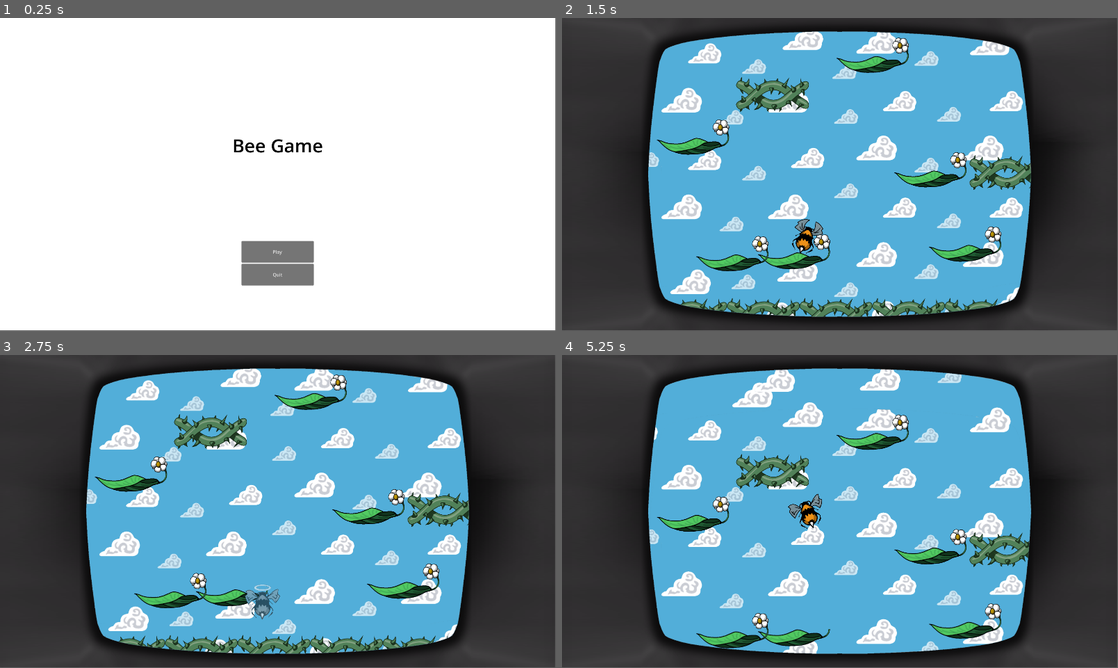
Above: before the commit, frames 1-4 (two rows, left to right).
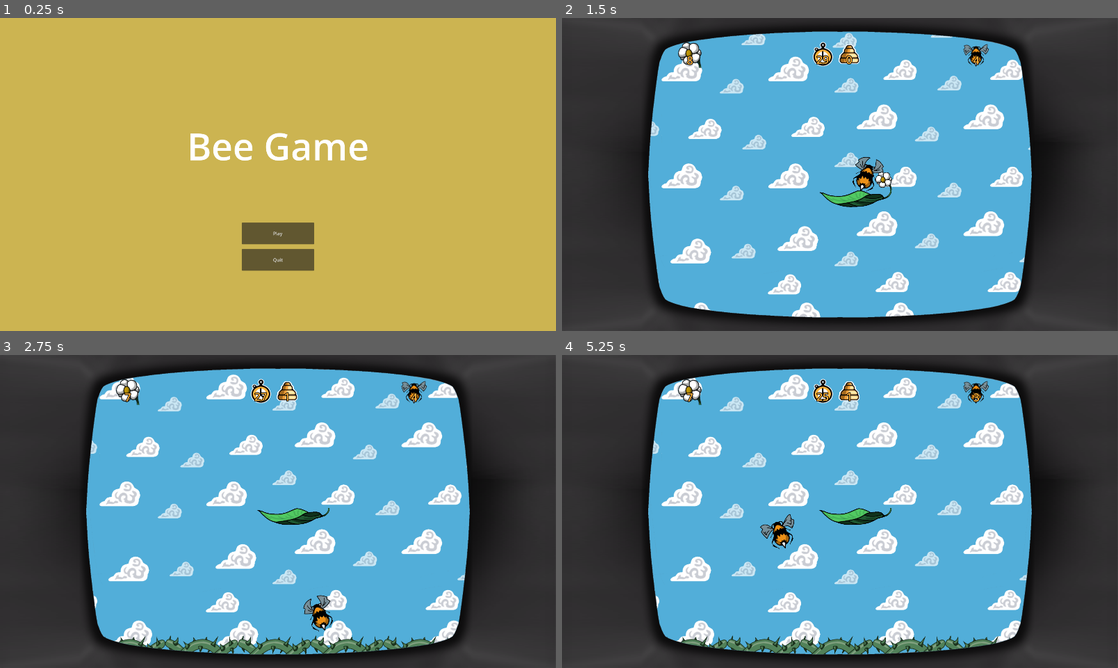
Above: after the commit, the same moments.

Repository: vladimirmil/Bee-Game
Game: Godot game, scene res://Scenes/main_menu.tscn
The game is run twice, just before and just after one commit, with the same random seed, the same clock (stepped at 60 frames per second) and the same inputs.
Inputs:
- Up to frame 1 (0.25 s): no input
- Up to frame 2 (1.5 s): click "Play" at 0.5 s; tap Enter at 1.25 s; hold Right (ui_right) from 1.28 s (still down)
- Up to frame 3 (2.75 s): release Right (ui_right) at 2.03 s; hold Left (ui_left) from 2.03 s (still down)
- Up to frame 4 (5.25 s): release Left (ui_left) at 2.78 s; hold Right (ui_right) 2.78-3.53 s; hold Up (ui_up) 3.53-4.28 s; hold Left (ui_left) from 4.28 s (still down)
In our replay, the window is 799x449 before the commit and 800x450 after it. These sizes can differ from the game's own. Grey fills any space a smaller window leaves; there, only what the larger window draws over its background counts as a difference.

The runs differ from the first frame. In frame 1, 99% of the frame differs, in the area x 0-100%, y 0-100%; in frame 2, 23%; in frame 3, 21%; in frame 4, 22%.

Commit message:
UI update

Diff:
--- a/Scenes/level.tscn
+++ b/Scenes/level.tscn
@@ -1,8 +1,9 @@
-[gd_scene load_steps=4 format=3 uid="uid://bir2jef51jfic"]
+[gd_scene load_steps=5 format=3 uid="uid://bir2jef51jfic"]
 
 [ext_resource type="PackedScene" uid="uid://616fllgpt5b3" path="res://Scenes/ui.tscn" id="1_7oiug"]
 [ext_resource type="Script" path="res://Scripts/level.gd" id="1_b7drj"]
 [ext_resource type="PackedScene" uid="uid://c4w2mfk271xvb" path="res://Scenes/bee.tscn" id="2_nwn3f"]
+[ext_resource type="Texture2D" uid="uid://cs1vmw2m1qbnj" path="res://Sprites/sky.png" id="3_lb60q"]
 
 [node name="Level" type="Node2D"]
 script = ExtResource("1_b7drj")
@@ -12,7 +13,11 @@
 [node name="Timer" type="Timer" parent="."]
 one_shot = true
 
-[node name="SkyNode" type="Node2D" parent="."]
+[node name="TextureRect" type="TextureRect" parent="."]
+offset_right = 40.0
+offset_bottom = 40.0
+texture = ExtResource("3_lb60q")
+stretch_mode = 1
 
 [node name="Node2D" type="Node2D" parent="."]
 y_sort_enabled = true
--- a/Scenes/level_1.tscn
+++ b/Scenes/level_1.tscn
@@ -1,27 +1,18 @@
-[gd_scene load_steps=6 format=3 uid="uid://byv24mpba665e"]
+[gd_scene load_steps=5 format=3 uid="uid://byv24mpba665e"]
 
 [ext_resource type="PackedScene" uid="uid://bir2jef51jfic" path="res://Scenes/level.tscn" id="1_7n0nk"]
 [ext_resource type="Script" path="res://Scripts/level_1.gd" id="2_bgtff"]
 [ext_resource type="PackedScene" uid="uid://4ujmgwtulnjq" path="res://Scenes/thorn.tscn" id="2_o1llm"]
-[ext_resource type="Texture2D" uid="uid://cs1vmw2m1qbnj" path="res://Sprites/sky.png" id="2_unnpr"]
 [ext_resource type="PackedScene" uid="uid://bikqmlua3vnw3" path="res://Scenes/leaf.tscn" id="3_u6dse"]
 
 [node name="Level1" instance=ExtResource("1_7n0nk")]
 script = ExtResource("2_bgtff")
+metadata/_edit_vertical_guides_ = [336.0, 1581.0]
 
-[node name="Skycrop" type="Sprite2D" parent="SkyNode" index="0"]
-texture = ExtResource("2_unnpr")
-centered = false
-
-[node name="Skycrop2" type="Sprite2D" parent="SkyNode" index="1"]
-position = Vector2(0, -1080)
-texture = ExtResource("2_unnpr")
-centered = false
-
-[node name="Skycrop3" type="Sprite2D" parent="SkyNode" index="2"]
-position = Vector2(0, -2160)
-texture = ExtResource("2_unnpr")
-centered = false
+[node name="TextureRect" parent="." index="2"]
+offset_top = -5574.0
+offset_right = 1920.0
+offset_bottom = 1603.0
 
 [node name="Thorne3" parent="Node2D/ThornesNode" index="0" instance=ExtResource("2_o1llm")]
 position = Vector2(445, 1029)
@@ -38,32 +29,74 @@
 [node name="Thorne7" parent="Node2D/ThornesNode" index="4" instance=ExtResource("2_o1llm")]
 position = Vector2(1449, 1029)
 
-[node name="Thorne8" parent="Node2D/ThornesNode" index="5" instance=ExtResource("2_o1llm")]
-position = Vector2(1535, 535)
+[node name="Thorne16" parent="Node2D/ThornesNode" index="5" instance=ExtResource("2_o1llm")]
+position = Vector2(350, -4940)
 
-[node name="Thorne2" parent="Node2D/ThornesNode" index="6" instance=ExtResource("2_o1llm")]
-position = Vector2(728, 265)
+[node name="Thorne17" parent="Node2D/ThornesNode" index="6" instance=ExtResource("2_o1llm")]
+position = Vector2(601, -4940)
+
+[node name="Thorne18" parent="Node2D/ThornesNode" index="7" instance=ExtResource("2_o1llm")]
+position = Vector2(852, -4940)
+
+[node name="Thorne19" parent="Node2D/ThornesNode" index="8" instance=ExtResource("2_o1llm")]
+position = Vector2(1103, -4940)
+
+[node name="Thorne20" parent="Node2D/ThornesNode" index="9" instance=ExtResource("2_o1llm")]
+position = Vector2(1354, -4940)
+
+[node name="Thorne21" parent="Node2D/ThornesNode" index="10" instance=ExtResource("2_o1llm")]
+position = Vector2(1607, -4940)
+
+[node name="Thorne8" parent="Node2D/ThornesNode" index="11" instance=ExtResource("2_o1llm")]
+position = Vector2(1158, -689)
+
+[node name="Thorne9" parent="Node2D/ThornesNode" index="12" instance=ExtResource("2_o1llm")]
+position = Vector2(712, -885)
+
+[node name="Thorne10" parent="Node2D/ThornesNode" index="13" instance=ExtResource("2_o1llm")]
+position = Vector2(651, -2176)
+
+[node name="Thorne11" parent="Node2D/ThornesNode" index="14" instance=ExtResource("2_o1llm")]
+position = Vector2(822, -2450)
+
+[node name="Thorne12" parent="Node2D/ThornesNode" index="15" instance=ExtResource("2_o1llm")]
+position = Vector2(619, -3498)
+
+[node name="Thorne14" parent="Node2D/ThornesNode" index="16" instance=ExtResource("2_o1llm")]
+position = Vector2(964, -4341)
+
+[node name="Thorne15" parent="Node2D/ThornesNode" index="17" instance=ExtResource("2_o1llm")]
+position = Vector2(547, -4576)
+
+[node name="Thorne13" parent="Node2D/ThornesNode" index="18" instance=ExtResource("2_o1llm")]
+position = Vector2(1245, -3497)
+
+[node name="Thorne2" parent="Node2D/ThornesNode" index="19" instance=ExtResource("2_o1llm")]
+position = Vector2(1155, -101)
 
 [node name="Leaf" parent="Node2D/LeavesNode" index="0" instance=ExtResource("3_u6dse")]
-position = Vector2(1206, -147)
+position = Vector2(808, -179)
 
 [node name="Leaf3" parent="Node2D/LeavesNode" index="1" instance=ExtResource("3_u6dse")]
-position = Vector2(1394, 813)
+position = Vector2(472, -667)
 
 [node name="Leaf4" parent="Node2D/LeavesNode" index="2" instance=ExtResource("3_u6dse")]
-position = Vector2(1274, 556)
+position = Vector2(581, -1424)
 
 [node name="Leaf5" parent="Node2D/LeavesNode" index="3" instance=ExtResource("3_u6dse")]
-position = Vector2(1074, 160)
+position = Vector2(462, -2269)
 
-[node name="Leaf7" parent="Node2D/LeavesNode" index="4" instance=ExtResource("3_u6dse")]
-position = Vector2(453, 443)
+[node name="Leaf6" parent="Node2D/LeavesNode" index="4" instance=ExtResource("3_u6dse")]
+position = Vector2(460, -2546)
 
 [node name="Leaf8" parent="Node2D/LeavesNode" index="5" instance=ExtResource("3_u6dse")]
-position = Vector2(802, 839)
+position = Vector2(450, -4668)
 
-[node name="Leaf2" parent="Node2D/LeavesNode" index="6" instance=ExtResource("3_u6dse")]
-position = Vector2(589, 846)
+[node name="Leaf7" parent="Node2D/LeavesNode" index="6" instance=ExtResource("3_u6dse")]
+position = Vector2(1052, -4434)
+
+[node name="Leaf2" parent="Node2D/LeavesNode" index="7" instance=ExtResource("3_u6dse")]
+position = Vector2(1014, 557)
 
 [node name="Bee" parent="Node2D" index="2"]
-position = Vector2(807, 748)
+position = Vector2(1015, 466)
--- a/Scenes/main_menu.tscn
+++ b/Scenes/main_menu.tscn
@@ -18,6 +18,7 @@
 anchor_bottom = 1.0
 grow_horizontal = 2
 grow_vertical = 2
+color = Color(0.8, 0.705882, 0.317647, 1)
 
 [node name="Label" type="Label" parent="."]
 layout_mode = 1
@@ -32,8 +33,7 @@
 offset_bottom = -53.5
 grow_horizontal = 2
 grow_vertical = 2
-theme_override_colors/font_color = Color(0, 0, 0, 1)
-theme_override_font_sizes/font_size = 64
+theme_override_font_sizes/font_size = 128
 text = "Bee Game"
 
 [node name="VBoxContainer" type="VBoxContainer" parent="."]
@@ -44,11 +44,12 @@
 anchor_right = 0.5
 anchor_bottom = 1.0
 offset_left = -125.0
-offset_top = -309.0
+offset_top = -374.0
 offset_right = 125.0
-offset_bottom = -155.0
+offset_bottom = -208.0
 grow_horizontal = 2
 grow_vertical = 0
+theme_override_constants/separation = 16
 
 [node name="Button" type="Button" parent="VBoxContainer"]
 custom_minimum_size = Vector2(250, 75)
--- a/Scenes/ui.tscn
+++ b/Scenes/ui.tscn
@@ -1,7 +1,16 @@
-[gd_scene load_steps=3 format=3 uid="uid://616fllgpt5b3"]
+[gd_scene load_steps=8 format=3 uid="uid://616fllgpt5b3"]
 
 [ext_resource type="Script" path="res://Scripts/ui.gd" id="1_ry3vi"]
+[ext_resource type="Texture2D" uid="uid://c2kpeo3tpk5xi" path="res://Sprites/icons/flower.png" id="2_51qq0"]
 [ext_resource type="Texture2D" uid="uid://su4bcgu1gbty" path="res://Sprites/frame.png" id="2_v1kxa"]
+[ext_resource type="Texture2D" uid="uid://tmn6qhu8ykwr" path="res://Sprites/icons/hive.png" id="3_xjxnt"]
+[ext_resource type="Texture2D" uid="uid://e185q4wbikix" path="res://Sprites/icons/time.png" id="4_105ps"]
+[ext_resource type="Texture2D" uid="uid://gv6wdkv8psal" path="res://Sprites/icons/bee.png" id="5_juklh"]
+
+[sub_resource type="Theme" id="Theme_7vksv"]
+Label/colors/font_color = Color(1, 0.701961, 0.235294, 1)
+Label/colors/font_outline_color = Color(0, 0, 0, 1)
+Label/constants/outline_size = 12
 
 [node name="UI" type="CanvasLayer"]
 process_mode = 3
@@ -56,6 +65,7 @@
 [node name="GameOverWindow" type="Window" parent="."]
 transparent_bg = true
 size = Vector2i(500, 250)
+visible = false
 exclusive = true
 unresizable = true
 borderless = true
@@ -106,7 +116,126 @@
 layout_mode = 2
 text = "Quit"
 
+[node name="Control" type="Control" parent="."]
+layout_mode = 3
+anchors_preset = 0
+offset_left = 398.0
+offset_top = 83.0
+offset_right = 1512.0
+offset_bottom = 173.0
+
+[node name="TextureRect" type="TextureRect" parent="Control"]
+layout_mode = 1
+offset_right = 126.0
+offset_bottom = 126.0
+scale = Vector2(0.7, 0.7)
+texture = ExtResource("2_51qq0")
+
+[node name="FlowersLeftLabel" type="Label" parent="Control/TextureRect"]
+layout_mode = 1
+anchors_preset = 7
+anchor_left = 0.5
+anchor_top = 1.0
+anchor_right = 0.5
+anchor_bottom = 1.0
+offset_left = -54.0
+offset_top = -77.0
+offset_right = 54.0
+grow_horizontal = 2
+grow_vertical = 0
+theme = SubResource("Theme_7vksv")
+theme_override_font_sizes/font_size = 54
+text = "20"
+horizontal_alignment = 1
+vertical_alignment = 2
+
+[node name="TextureRect2" type="TextureRect" parent="Control"]
+layout_mode = 2
+offset_left = 457.5
+offset_top = -2.0
+offset_right = 583.5
+offset_bottom = 124.0
+grow_horizontal = 2
+grow_vertical = 2
+scale = Vector2(0.7, 0.7)
+texture = ExtResource("4_105ps")
+
+[node name="TimeLabel" type="Label" parent="Control/TextureRect2"]
+layout_mode = 1
+anchors_preset = 7
+anchor_left = 0.5
+anchor_top = 1.0
+anchor_right = 0.5
+anchor_bottom = 1.0
+offset_left = -55.0
+offset_top = -77.0
+offset_right = 55.0
+grow_horizontal = 2
+grow_vertical = 0
+theme = SubResource("Theme_7vksv")
+theme_override_font_sizes/font_size = 54
+text = "20"
+horizontal_alignment = 1
+vertical_alignment = 2
+
+[node name="TextureRect3" type="TextureRect" parent="Control"]
+layout_mode = 2
+offset_left = 548.5
+offset_top = -2.0
+offset_right = 674.5
+offset_bottom = 124.0
+scale = Vector2(0.7, 0.7)
+texture = ExtResource("3_xjxnt")
+
+[node name="FlowersPickedLabel" type="Label" parent="Control/TextureRect3"]
+layout_mode = 1
+anchors_preset = 7
+anchor_left = 0.5
+anchor_top = 1.0
+anchor_right = 0.5
+anchor_bottom = 1.0
+offset_left = -49.0
+offset_top = -77.0
+offset_right = 51.0
+grow_horizontal = 2
+grow_vertical = 0
+theme = SubResource("Theme_7vksv")
+theme_override_font_sizes/font_size = 54
+text = "20"
+horizontal_alignment = 1
+vertical_alignment = 2
+
+[node name="TextureRect4" type="TextureRect" parent="Control"]
+layout_mode = 1
+anchors_preset = 1
+anchor_left = 1.0
+anchor_right = 1.0
+offset_left = -126.0
+offset_bottom = 126.0
+grow_horizontal = 0
+scale = Vector2(0.7, 0.7)
+texture = ExtResource("5_juklh")
+
+[node name="LivesLabel" type="Label" parent="Control/TextureRect4"]
+layout_mode = 1
+anchors_preset = 7
+anchor_left = 0.5
+anchor_top = 1.0
+anchor_right = 0.5
+anchor_bottom = 1.0
+offset_left = -49.0
+offset_top = -77.0
+offset_right = 53.0
+grow_horizontal = 2
+grow_vertical = 0
+theme = SubResource("Theme_7vksv")
+theme_override_font_sizes/font_size = 54
+text = "20"
+horizontal_alignment = 1
+vertical_alignment = 2
+
 [node name="TextureRect" type="TextureRect" parent="."]
 offset_right = 40.0
 offset_bottom = 40.0
 texture = ExtResource("2_v1kxa")
+metadata/_edit_lock_ = true
--- a/Scripts/bee.gd
+++ b/Scripts/bee.gd
@@ -21,7 +21,7 @@
 var spriteRotation : float = 20.0
 var hurtMovePosition : Vector2 = Vector2.ZERO
 var moveThreshold : int = 15
-var screenLimits : Vector2 = Vector2(60.0, 1860.0)
+var screenLimits : Vector2 = Vector2(330.0, 1590.0)
 
 var prevPos
 var prevPosFlag : bool = false
@@ -98,6 +98,13 @@
 				state = ALIVE
 
 
+func SetHP(i : int) -> void:
+	hp = i
+
+
+func GetHP() -> int: return hp
+
+
 func setHurtMovePosition(from : Vector2, to : Vector2) -> void:
 	hurtMovePosition = to
 	prevPos = position.distance_to(hurtMovePosition)
@@ -115,7 +122,7 @@
 	rotation_degrees = 0
 
 	hp -= damage
-	emit_signal("hurt")
+	emit_signal("hurt", hp)
 
 	if hp <= 0:
 		emit_signal("died")
--- a/Scripts/level.gd
+++ b/Scripts/level.gd
@@ -6,7 +6,6 @@
 @onready var leavesNode : Node2D = $Node2D/LeavesNode
 
 
-var levelTime : int = 0
 var flowerCount : int = 0
 var flowersPicked : int = 0
 
@@ -21,24 +20,32 @@
 		leavesNode.get_child(i).flowerPicked.connect(OnFlowerPicked)
 
 
-
-func SetLevelTime(i : int) -> void:
-	levelTime = i
+func _process(_delta) -> void:
+	UI.UpdateTime(int(timer.time_left))
 
 
-func StartLevel() -> void:
-	timer.start(levelTime)
+func StartLevel(i : int) -> void:
+	timer.start(i)
 
+
+func SetBeeHP(i : int) -> void:
+	bee.SetHP(i)
+
+
+func GetBeeHP() -> int:
+	return bee.GetHP()
 
 
 func OnTimeout() -> void:
-	print("Game Over")
+	OnDied()
 
 
 # Finds the closest leaf to the bee
-func OnHurt() -> void:
+func OnHurt(currentHP : int) -> void:
 	var closestChild : Object = null
 	var distance : float = 0.0
+
+	UI.UpdateHP(currentHP)
 
 	for i in range(0, leavesNode.get_child_count(), 1):
 		if i == 0:
@@ -54,8 +61,9 @@
 
 func OnFlowerPicked() -> void:
 	flowersPicked += 1
+	UI.UpdateFlowers(flowersPicked, flowerCount - flowersPicked)
 	if flowersPicked == flowerCount:
-		var score : int = flowersPicked * 100 - (flowerCount - flowersPicked) * 100 + int(timer.time_left) * 10
+		var score : int = flowersPicked * 100 + int(timer.time_left) * 50
 		UI.SetScore(score, true)
 
 
--- a/Scripts/level_1.gd
+++ b/Scripts/level_1.gd
@@ -1,7 +1,11 @@
 extends "res://Scripts/level.gd"
 
 
+var levelTime : int = 30
+var levelHP : int = 4
+
 func _ready():
 	super._ready()
-	SetLevelTime(60)
-	StartLevel()
+	SetBeeHP(levelHP)
+	UI.InitUIText(flowerCount, levelTime, levelHP)
+	StartLevel(levelTime)
--- a/Scripts/ui.gd
+++ b/Scripts/ui.gd
@@ -7,6 +7,10 @@
 @onready var scoreLabel : Label = $GameOverWindow/Panel/VBoxContainer/Label2
 @onready var btnContainer : VBoxContainer = $Window/Panel/VBoxContainer
 @onready var gameOverBtnContainer : VBoxContainer = $GameOverWindow/Panel/VBoxContainer
+@onready var flowersLeftLabel : Label = $Control/TextureRect/FlowersLeftLabel
+@onready var timeLabel : Label = $Control/TextureRect2/TimeLabel
+@onready var flowersPickedLabel : Label = $Control/TextureRect3/FlowersPickedLabel
+@onready var HPLabel : Label = $Control/TextureRect4/LivesLabel
 
 
 func _ready() -> void:
@@ -26,6 +30,25 @@
 		window.popup_centered()
 		get_tree().paused = true
 
+
+func InitUIText(fl : int, t : int, l : int) -> void:
+	flowersLeftLabel.text = str(fl)
+	timeLabel.text = str(t)
+	flowersPickedLabel.text = "0"
+	HPLabel.text = str(l)
+
+
+func UpdateHP(i : int) -> void:
+	HPLabel.text = str(i)
+
+
+func UpdateFlowers(fp : int, fl : int) -> void:
+	flowersPickedLabel.text = str(fp)
+	flowersLeftLabel.text = str(fl)
+
+
+func UpdateTime(t : int) -> void:
+	timeLabel.text = str(t)
 
 
 func SetScore(value : int, hasWon : bool) -> void:
--- a/project.godot
+++ b/project.godot
@@ -20,6 +20,7 @@
 window/size/viewport_width=1920
 window/size/viewport_height=1080
 window/size/mode=3
+window/stretch/mode="viewport"
 
 [input]
 
Binary file added: Sprites/icons/bee.png
Not shown, added: Sprites/icons/bee.png.import
Binary file added: Sprites/icons/flower.png
Not shown, added: Sprites/icons/flower.png.import
Binary file added: Sprites/icons/hive.png
Not shown, added: Sprites/icons/hive.png.import
Binary file added: Sprites/icons/time.png
Not shown, added: Sprites/icons/time.png.import
Binary file changed: Sprites/sky.png
Binary file removed: Sprites/skycrop.png
Not shown, added: export_presets.cfg
